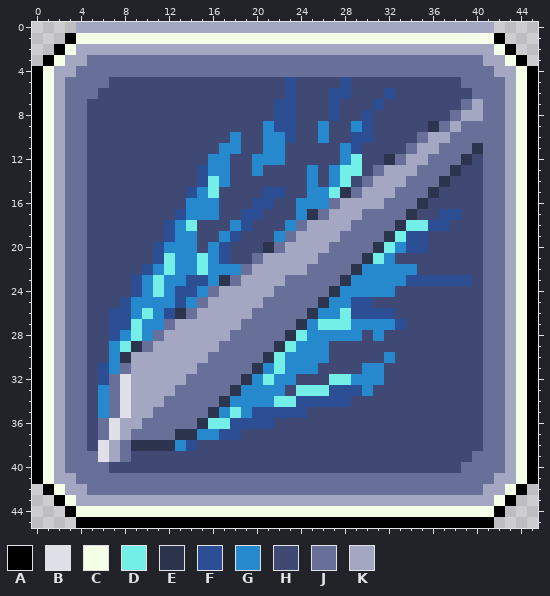
Two states of a pixel-art sprite, Buffs/buff/buffDLSB_Spellweaver_water.png. Above: the version before the commit.
The file is 46x46 pixels.
Palette (. is transparent): A #000000  B #dfe0e8  C #f5ffe8  D #73efe8  E #2c354d  F #2b4e95  G #2789cd  H #404973  J #686f99  K #a3a7c2
The result:
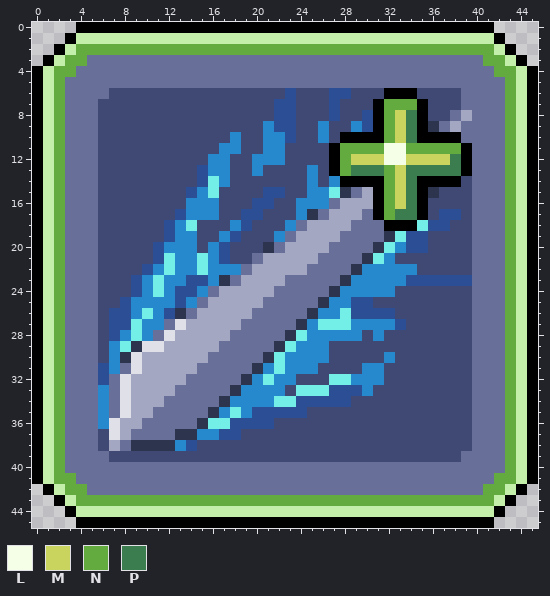
Colours new in this view: L #f5ffe8  M #c8d45d  N #63ab3f  P #3b7d4f
The commit says: SIXTEEN BUFF SPRITES FML
Diff:
colour C: #f5ffe8 -> #c4efaa
Changed rows in their new state; - is a pixel that keeps its letter.
first column x 2:
 0 --AAAAAAAAAAAAAAAAAAAAAAAAAAAAAAAAAAAAAA--
 2 --NNNNNNNNNNNNNNNNNNNNNNNNNNNNNNNNNNNNNN--
 3 -NN------------------------------------NN-
 4 NN--------------------------------------NN
 5 N----JJJJJJJJJJJJJJJJJJJJJJJJJJJJJJJJ----N
 6 N---J-------------------------AAA----J---N
 7 N--J-------------------------ANNNA----J--N
 8 N--J-------------------------ANMPA----J--N
 9 N--J-------------------------ANMPA-------N
10 N--J----------------------AAAANMPAAAA----N
11 N--J---------------------ANNNNLLNNNNNAJ--N
12 N--J---------------------ANMMMLLMMMMPAJ--N
13 N--J---------------------ANPPPNMPPPPPAJ--N
14 N--J----------------------AAAANMPAAAA-J--N
15 N--J-------------------------ANMPA----J--N
16 N--J-------------------------ANMPA----J--N
17 N--J-------------------------ANPPA----J--N
18 N--J--------------------------AAA-----J--N
19 N--J----------------------------------J--N
20 N--J----------------------------------J--N
21 N--J----------------------------------J--N
22 N--J----------------------------------J--N
23 N--J----------------------------------J--N
24 N--J----------------------------------J--N
25 N--J----------------------------------J--N
26 N--J----------------------------------J--N
27 N--J-------B--------------------------J--N
28 N--J------B---------------------------J--N
29 N--J----BB----------------------------J--N
30 N--J---B------------------------------J--N
31 N--J---B------------------------------J--N
32 N--J----------------------------------J--N
33 N--J----------------------------------J--N
34 N--J----------------------------------J--N
35 N--J----------------------------------J--N
36 N--JG---------------------------------J--N
37 N--JH---------------------------------J--N
38 N--JH---------------------------------J--N
39 N---JHH------------------------------J---N
40 N----JJJJJJJJJJJJJJJJJJJJJJJJJJJJJJJJ----N
41 NN--------------------------------------NN
42 -NN------------------------------------NN-
43 --NNNNNNNNNNNNNNNNNNNNNNNNNNNNNNNNNNNNNN--
Pixel boxes of the changes (left, top, right, bottom) in both pictures:
changed: (43, 22, 527, 517)
